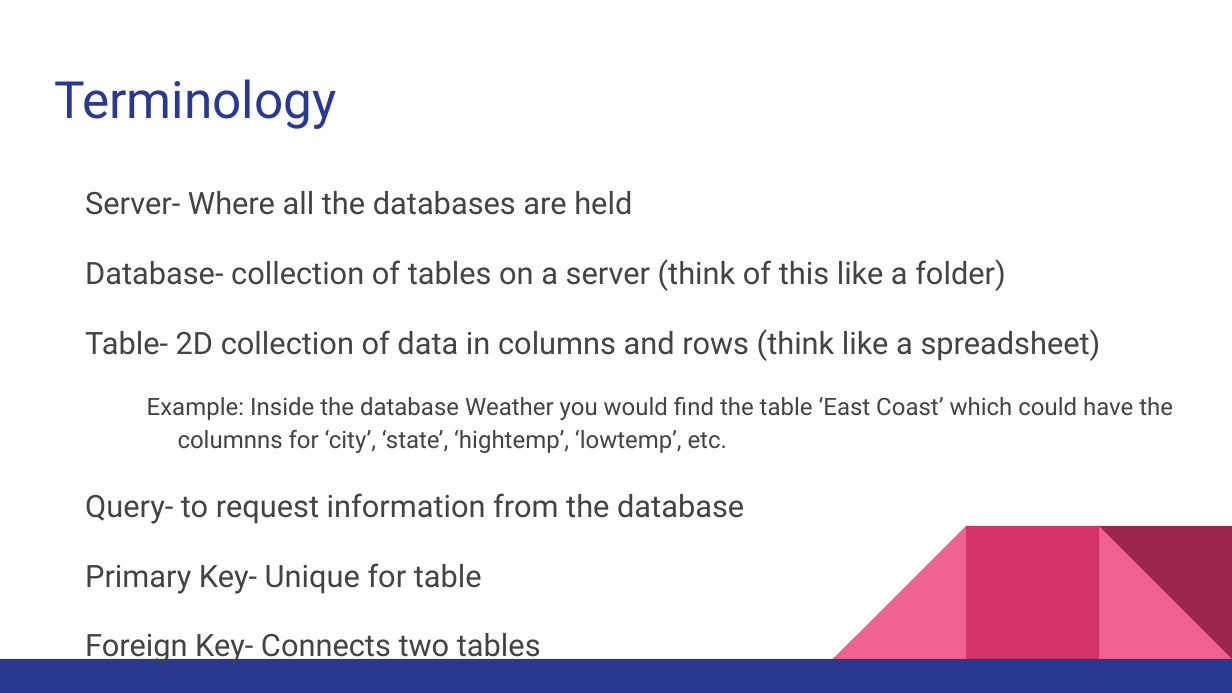
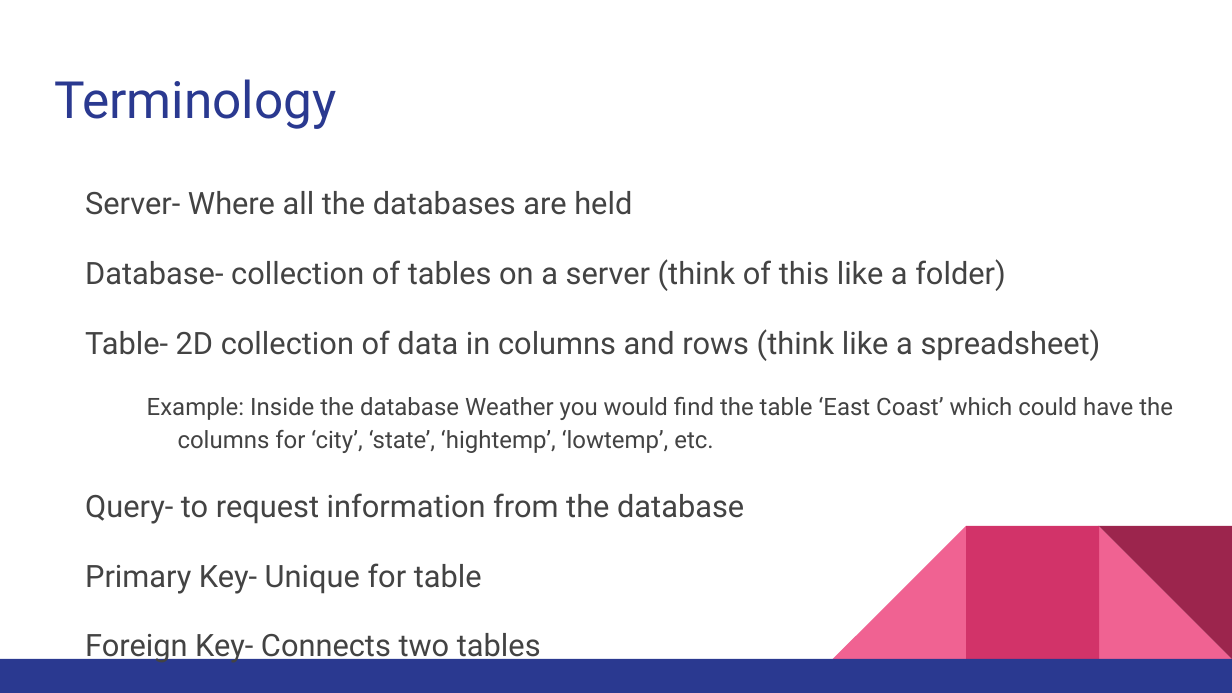
Before and after one commit to ripark/ripark.github.io, a slide deck: slide 8 of s17/SQLPresentation.pptx (slide 4 before the commit). Drawn at 1232x693 pixels with LibreOffice and Linux fonts; fonts in the diff are those of the drawing. Boxes give left, top, right and bottom in pixels: in the first picture for what was removed or moved away, otherwise in the second. Text is boxed around its words. In the diff, an @@ line names an element or a change of style, - is before the commit and + after.

Commit message:
SQL presentations update

```diff
--- a/s17/SQLPresentation.pptx
+++ b/s17/SQLPresentation.pptx
@@ text at (147,397,1173,453): text changed @@
-  Example: Inside the database Weather you would find the table ‘East Coast’ which could have the columnns for ‘city’, ‘state’, ‘hightemp’, ‘lowtemp’, etc.
+  Example: Inside the database Weather you would find the table ‘East Coast’ which could have the columns for ‘city’, ‘state’, ‘hightemp’, ‘lowtemp’, etc.
```
Also in this commit, not shown: 2 other slides changed, 5 slides added.
